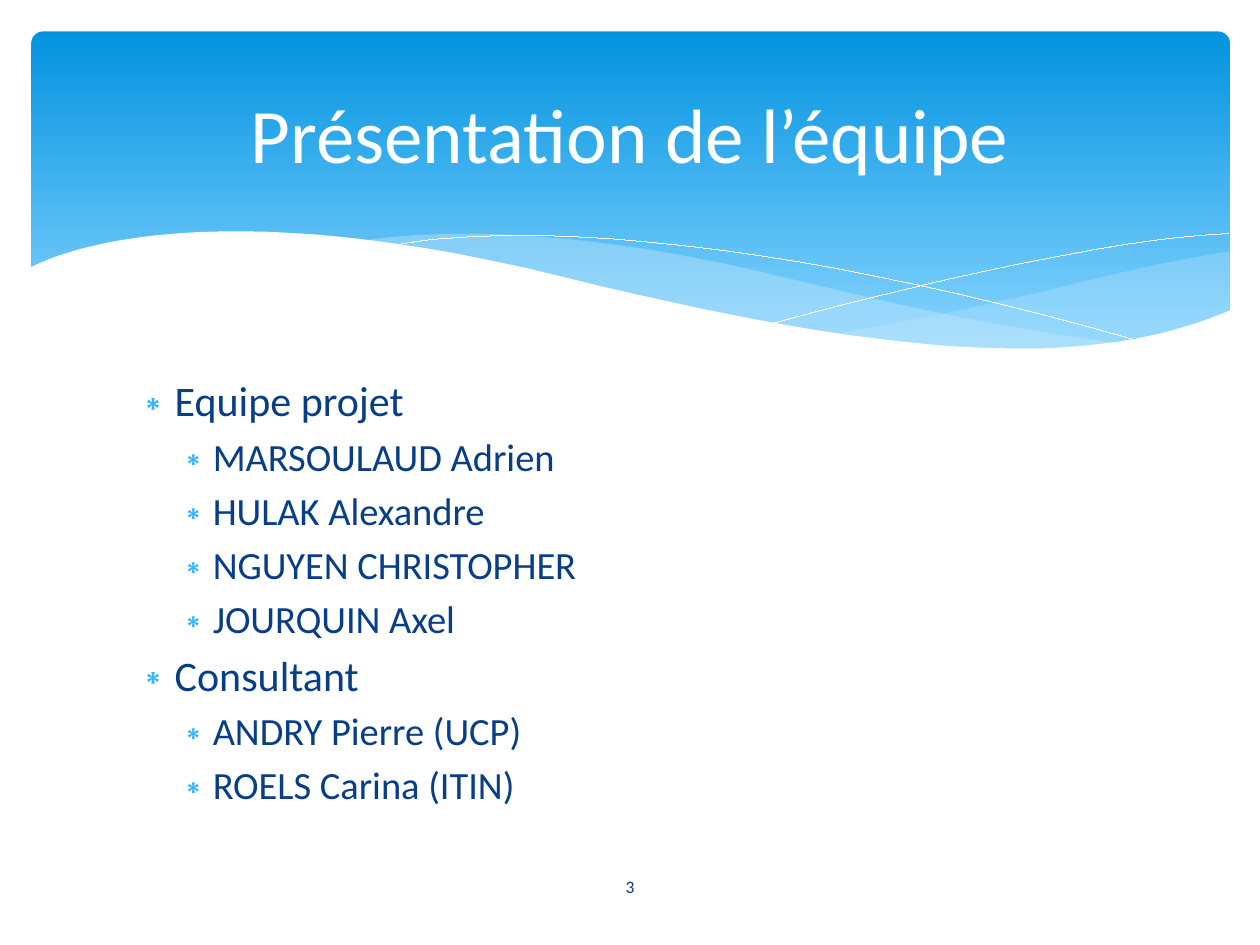
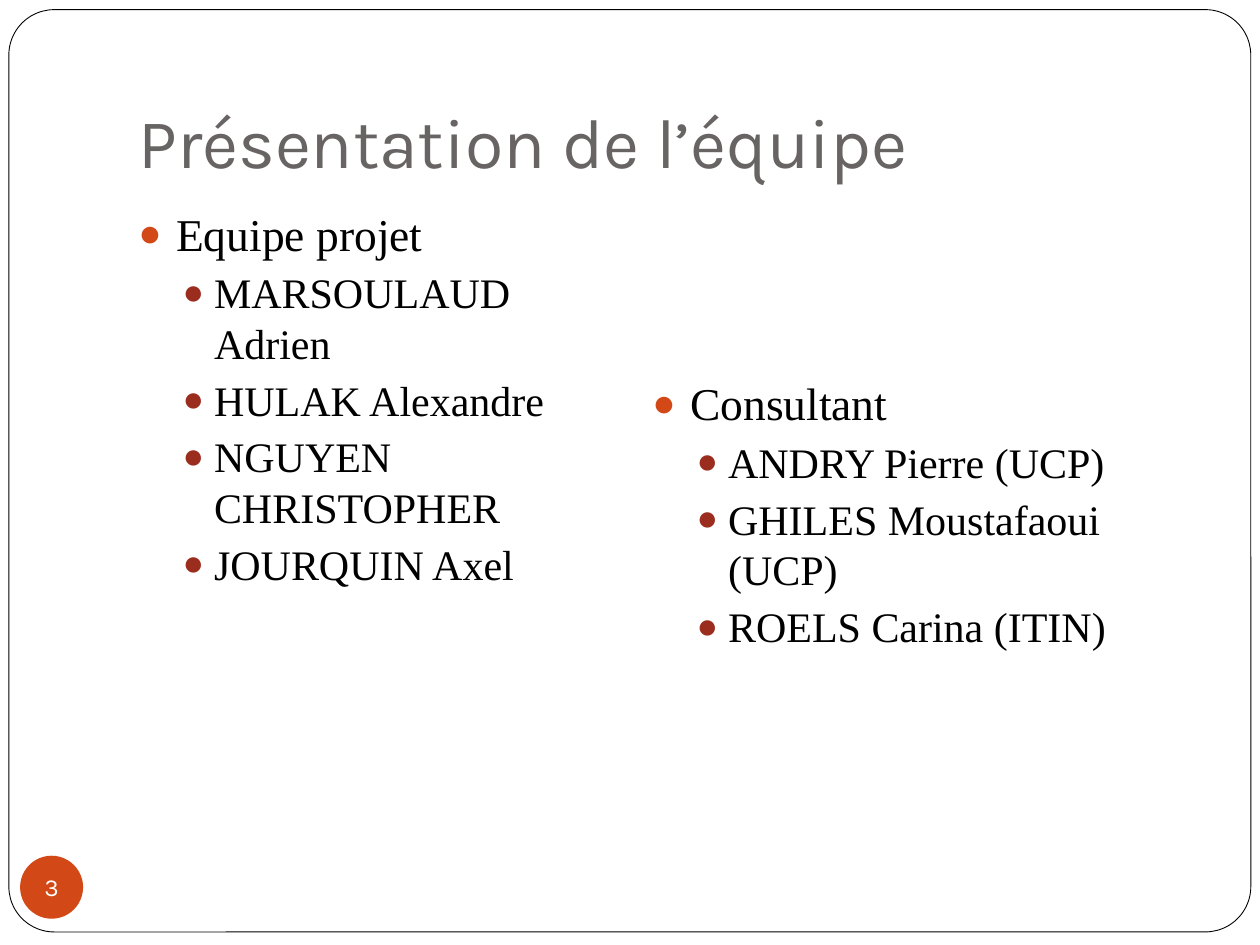
Before and after one commit to xzar/megauav2013, a slide deck: slide 3 of docs/Soutenance/PréSoutenance 0511.pptx. Drawn at 1260x945 pixels with LibreOffice and Linux fonts; fonts in the diff are those of the drawing. Boxes give left, top, right and bottom in pixels: in the first picture for what was removed or moved away, otherwise in the second. Text is boxed around its words. In the diff, an @@ line names an element or a change of style, - is before the commit and + after.

```diff
--- a/docs/Soutenance/PréSoutenance 0511.pptx
+++ b/docs/Soutenance/PréSoutenance 0511.pptx
@@ rounded rectangle added at [9,10,1251,932], fill #FFFFFF, outline #000000 0.5 pt @@
@@ rounded rectangle removed at [32,32,1230,372] @@
@@ title "Présentation de l’équipe": place and size @@
-title "Présentation de l’équipe" at [251,109,1008,176]
+title "Présentation de l’équipe" at [138,115,907,185]
@@ title "Présentation de l’équipe" at [138,115,907,185]: size 44 to 40 pt, font Calibri to Karla, text colour #FFFFFF to #696464; alignment centre to left; vertical alignment middle to bottom @@
@@ text "Equipe projet": place and size @@
-text "Equipe projet" at [175,387,576,804]
+text "Equipe projet" at [176,221,544,587]
@@ text "Equipe projet" at [176,221,544,587]: size 24 to 26 pt in "Equipe projet"; font Calibri to Times New Roman, text colour #073E87 to #000000; size 22 to 24 pt in "MARSOULAUD Adrien", "HULAK Alexandre", "NGUYEN CHRISTOPHER", "JOURQUIN Axel"; bullet ∗ to ●; bullet colour #31B6FD to #D34817; bullet colour #31B6FD to #9B2D1F @@
@@ group removed at [29,232,1231,415]: 5 freeform shapes @@
@@ text added at [690,388,1106,651], 24 pt, text #000000 @@
+● Consultant
+  ● ANDRY Pierre (UCP)
+  ● GHILES Moustafaoui (UCP)
+  ● ROELS Carina (ITIN)
@@ text at [175,661,521,804]: paragraphs removed @@
-∗ Consultant
-  ∗ ANDRY Pierre (UCP)
-  ∗ ROELS Carina (ITIN)
@@ page number: place and size @@
-page number at [626,881,635,893]
+page number at [20,856,83,919]
@@ page number at [20,856,83,919]: size 10 to 14 pt, font Calibri to Karla, text colour #073E87 to #FFFFFF; fill none to #D34817 @@
```
Also in this commit, not shown: 12 other slides changed, 1 slide added, 2 slides removed.
